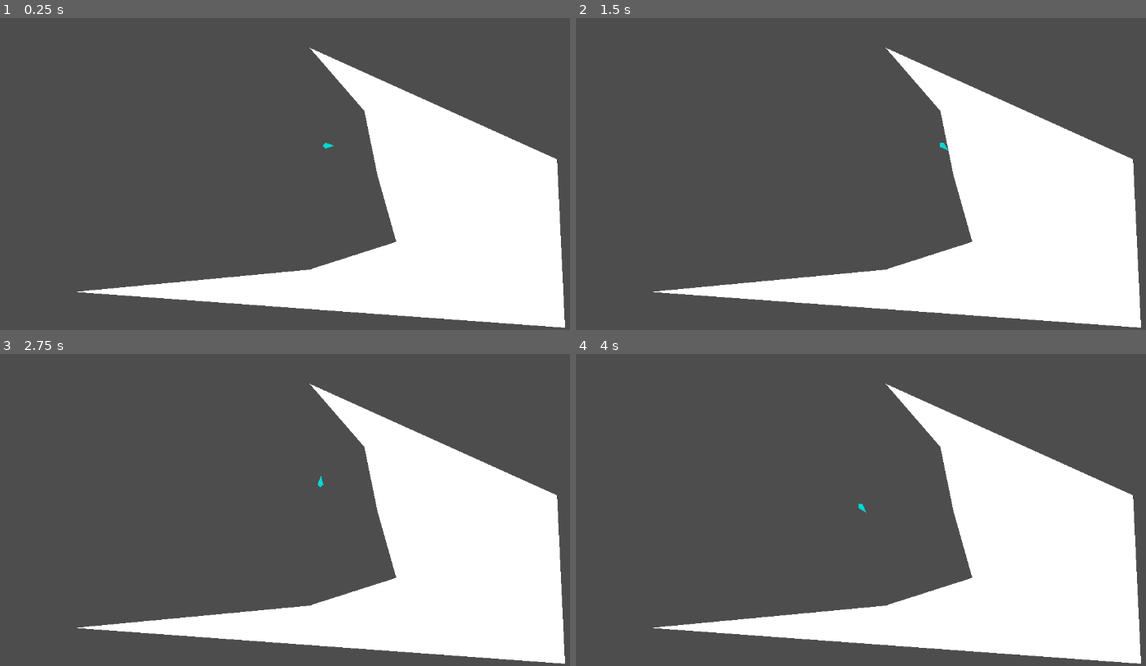
Above: before the commit, frames 1-4 (two rows, left to right).
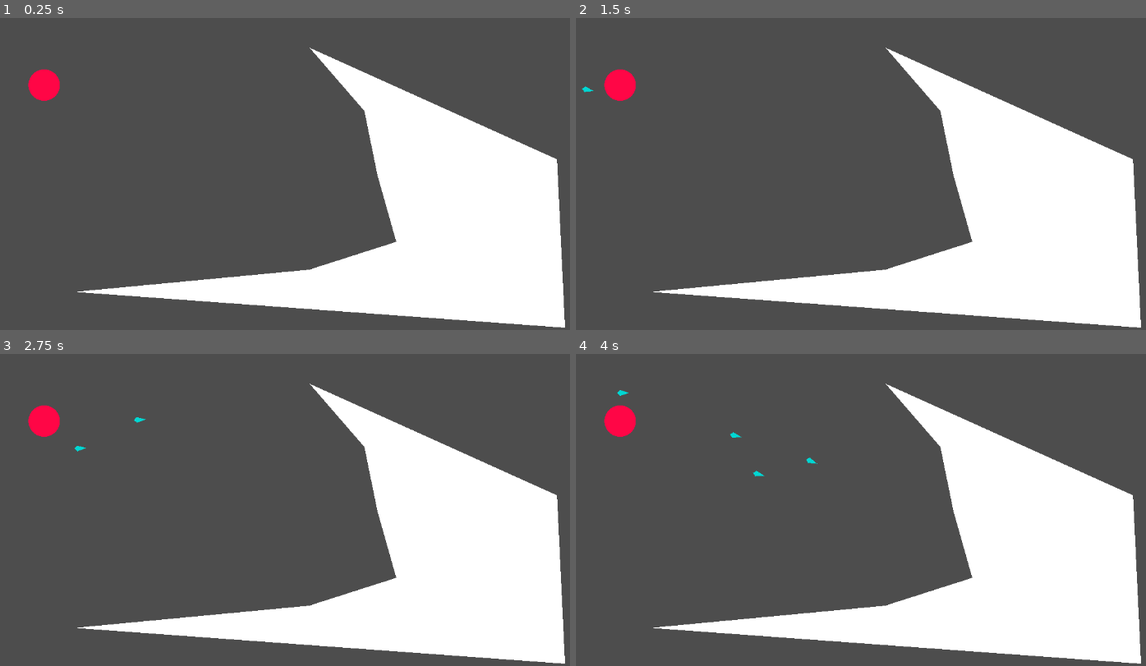
Above: after the commit, the same moments.

Repository: immortalbean/cluster
Game: Godot game, scene res://Scenes/game.tscn
Two runs of this game, one before a commit and one after it. Both use one fixed random seed, a clock stepped at 60 frames per second and the inputs below.
Inputs (mouse positions are in pixels of both pictures, inside the frame that each line leads up to):
- Up to frame 1 (0.25 s): no input
- Up to frame 2 (1.5 s): tap Enter at 0.5 s; move the mouse to (1043, 127) at 0.52 s; press the mouse at (1043, 127) at 0.53 s; tap Space at 1.25 s; move the mouse to (769, 164) at 1.27 s; release the mouse at (769, 164) at 1.28 s; click (769, 164) at 1.35 s
- Up to frame 3 (2.75 s): tap Enter at 2 s; move the mouse to (393, 400) at 2.02 s; press the mouse at (393, 400) at 2.03 s
- Up to frame 4 (4 s): move the mouse to (866, 556) at 2.77 s; release the mouse at (866, 556) at 2.78 s; click (866, 556) at 2.85 s; move the mouse to (1100, 538) at 3.52 s; press the mouse at (1100, 538) at 3.53 s

The runs differ from the first frame. In frame 1, 0.5% of the frame differs, in the area x 4-59%, y 16-42%; in frame 2, 0.5%; in frame 3, 0.5%; in frame 4, 0.6%, in the area x 4-52%, y 11-52%.

Commit message:
Added hub

Diff:
--- a/Scenes/game.tscn
+++ b/Scenes/game.tscn
@@ -1,13 +1,14 @@
 [gd_scene load_steps=3 format=3 uid="uid://dm1hy1y8pjhjm"]
 
-[ext_resource type="PackedScene" uid="uid://bqb4siqf3qp1j" path="res://Scenes/individual.tscn" id="1_86db4"]
+[ext_resource type="PackedScene" uid="uid://cmiufjd3keqqk" path="res://Scenes/hub.tscn" id="1_3k2fe"]
 [ext_resource type="Script" path="res://Scripts/polygon.gd" id="2_n0xmd"]
 
 [node name="Game" type="Node2D"]
 
 [node name="Camera2D" type="Camera2D" parent="."]
 
-[node name="Individual" parent="." instance=ExtResource("1_86db4")]
+[node name="Hub" parent="." instance=ExtResource("1_3k2fe")]
+position = Vector2(-494, -106)
 
 [node name="StaticBody2D" type="StaticBody2D" parent="."]
 script = ExtResource("2_n0xmd")
--- /dev/null
+++ b/Scenes/hub.gd
@@ -0,0 +1,22 @@
+extends Sprite2D
+
+@onready var game: Node2D = $".."
+
+@export var hub_limit := 10
+
+const individual_scene: PackedScene = preload("res://Scenes/individual.tscn")
+var individuals: Array[Node2D]= []
+var spawn_points: Array[Marker2D] = []
+
+func _ready() -> void:
+	for i in get_children():
+		if i is Marker2D:
+			spawn_points.append(i)
+
+func _on_timer_timeout() -> void:
+	if individuals.size() < hub_limit:
+		var spawn_point := spawn_points[randi_range(0, spawn_points.size() - 1)]
+		var individual := individual_scene.instantiate()
+		individuals.append(individual)
+		individual.position = spawn_point.global_position
+		game.add_child(individual)
--- /dev/null
+++ b/Scenes/hub.tscn
@@ -0,0 +1,34 @@
+[gd_scene load_steps=4 format=3 uid="uid://cmiufjd3keqqk"]
+
+[ext_resource type="Texture2D" uid="uid://dkurk8k518w7" path="res://Assets/solid_cicle.png" id="1_oju88"]
+[ext_resource type="Script" path="res://Scenes/hub.gd" id="2_1j8du"]
+
+[sub_resource type="CircleShape2D" id="CircleShape2D_uoqhl"]
+radius = 400.0
+
+[node name="Hub" type="Sprite2D"]
+scale = Vector2(0.1, 0.1)
+texture = ExtResource("1_oju88")
+script = ExtResource("2_1j8du")
+
+[node name="StaticBody2D" type="StaticBody2D" parent="."]
+
+[node name="CollisionShape2D" type="CollisionShape2D" parent="StaticBody2D"]
+shape = SubResource("CircleShape2D_uoqhl")
+
+[node name="Timer" type="Timer" parent="."]
+autostart = true
+
+[node name="Marker2D_top" type="Marker2D" parent="."]
+position = Vector2(0, -500)
+
+[node name="Marker2D2_bottom" type="Marker2D" parent="."]
+position = Vector2(0, 500)
+
+[node name="Marker2D3_right" type="Marker2D" parent="."]
+position = Vector2(500, 0)
+
+[node name="Marker2D4_left" type="Marker2D" parent="."]
+position = Vector2(-500, 0)
+
+[connection signal="timeout" from="Timer" to="." method="_on_timer_timeout"]
--- a/Scenes/individual.tscn
+++ b/Scenes/individual.tscn
@@ -2,7 +2,7 @@
 
 [ext_resource type="Script" path="res://Scripts/individual.gd" id="1_w8nqd"]
 
-[node name="CharacterBody2D" type="CharacterBody2D"]
+[node name="Individual" type="CharacterBody2D"]
 script = ExtResource("1_w8nqd")
 
 [node name="Polygon2D" type="Polygon2D" parent="."]
@@ -11,4 +11,5 @@
 polygon = PackedVector2Array(24, 0, 8, 5, 3, 0, 8, -5)
 
 [node name="CollisionPolygon2D" type="CollisionPolygon2D" parent="."]
+scale = Vector2(1.5, 1.5)
 polygon = PackedVector2Array(-5, 0, 0, -5, 16, 0, 0, 5)
--- a/Scripts/individual.gd
+++ b/Scripts/individual.gd
@@ -1,11 +1,11 @@
 extends CharacterBody2D
-
-@onready var polygon_2d: Polygon2D = $Polygon2D
-@onready var collision_polygon_2d: CollisionPolygon2D = $CollisionPolygon2D
 
 @export var speed = 150
 
-var target = position
+var target := position
+
+func _ready() -> void:
+	pass
 
 func _input(event):
 	# Use is_action_pressed to only accept single taps as input instead of mouse drags.
@@ -18,9 +18,9 @@
 #Moves the individual towards the location of the mouse click
 func move_to_click():
 	#Rotating smoothly
-	var movement_vector = target - global_position
-	var angle = movement_vector.angle()
-	var current_rotation = global_rotation
+	var movement_vector := target - global_position
+	var angle := movement_vector.angle()
+	var current_rotation := global_rotation
 	global_rotation = lerp_angle(current_rotation, angle, 0.04)
 
 	#Gas!
Binary file added: Assets/solid_cicle.png
Not shown, added: Assets/solid_cicle.png.import
